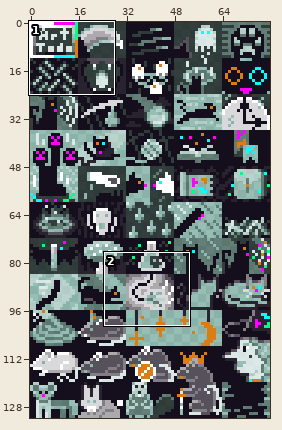
Pixel-art file -- src/cardArt.aseprite. Above, an overview of the earlier version with the close-up marked.
Close-up. The starting point:
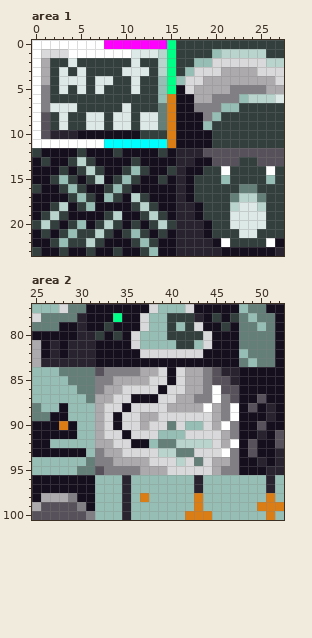
80x132 pixels, 1 frame. Shown: area 1: x 0..27, y 0..23; area 2: x 25..52, y 77..100.
Now the later version:
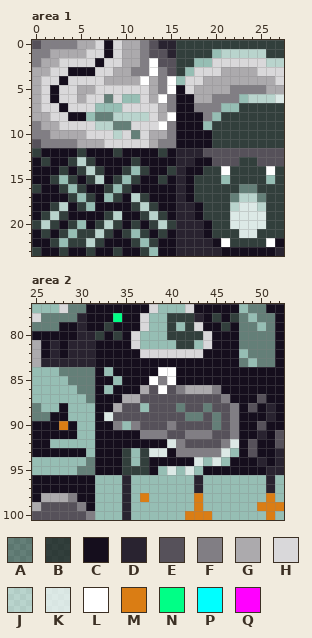
Palette (. is transparent): A #00000055  B #000000aa  C #150e1d  D #292330  E #56515a  F #817e84  G #acaaad  H #d9d8da  J #ffffff55  K #ffffffaa  L #ffffff  M #da7d14  N #00ff86  P #00ffff  Q #ff00ff
Changes in this commit:
Changed rows in their new state; - is an unchanged pixel.
Area 1, layer "Layer 1":
first column x 0:
 0 EFFFFGGHCHGGFEDD
 1 FFGGGGHHCHGGFEED
 2 F-GHHHHCHHGGFLEE
 3 G-HHCCCHHGGFFLFE
 4 GHHCHHHHGGGGLGFL
 5 GHCHHGGHHHHHHGFL
 6 GHCHHGHHAH..HGLF
 7 GHHCHHH...HHHHGF
 8 GGHHCC.AAJJJJHGL
 9 FGGHHHHJJAAHHHLF
10 FFGGGGHHHJHAHGGF
11 EFFFFGGGHHHHHGFF
Area 2, layer "Layer 1":
first column x 32:
 84 C.CCCCCLLCCCCCCC
 85 CC.CCCLFLCCCCCCC
 86 C.CCCGELEF--GFCC
 87 CCCGGEEEEEEEEE-C
 88 CCGEE.EEEAEEAEEF
 89 CKEEEEEEEEAAEAEF
 90 CCF.FEEEFEEEEAE-
 91 CCC-CFFFEEFFFEE-
 92 CCCC--CCKFEEEEFK
 93 CCCB.BKKCFFFFFK.
 94 CCCB.BCCCCCK.K.C
 95 CCCBBBC.K.K.CCCC
Where, in picture pixels (left, top, right, bottom), the same in both close-ups:
changed: (32, 40, 176, 148)
changed: (95, 367, 239, 475)
